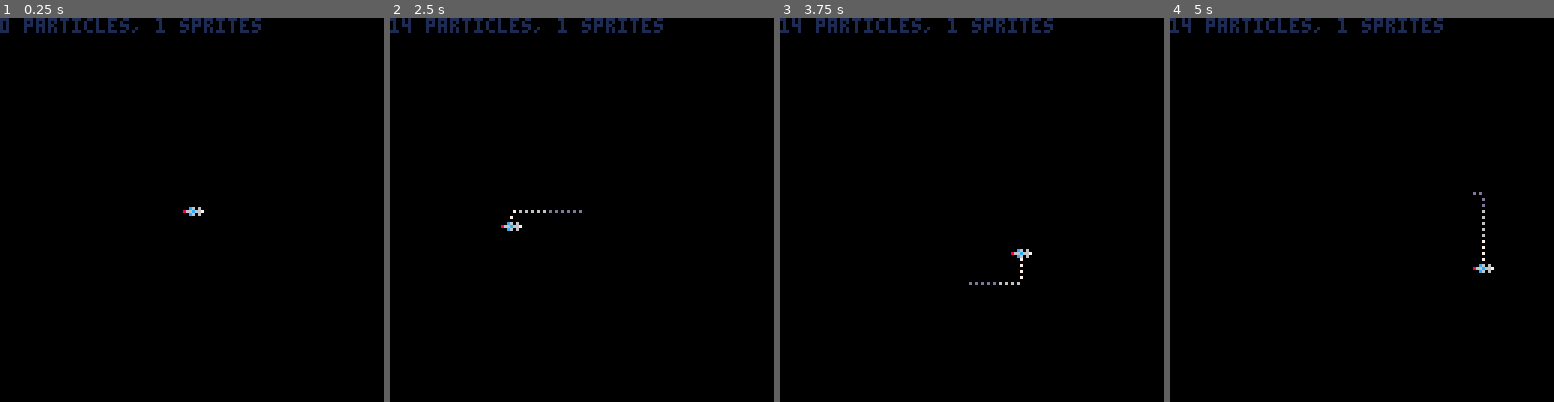
Above: before the commit, frames 1-4 (left to right).
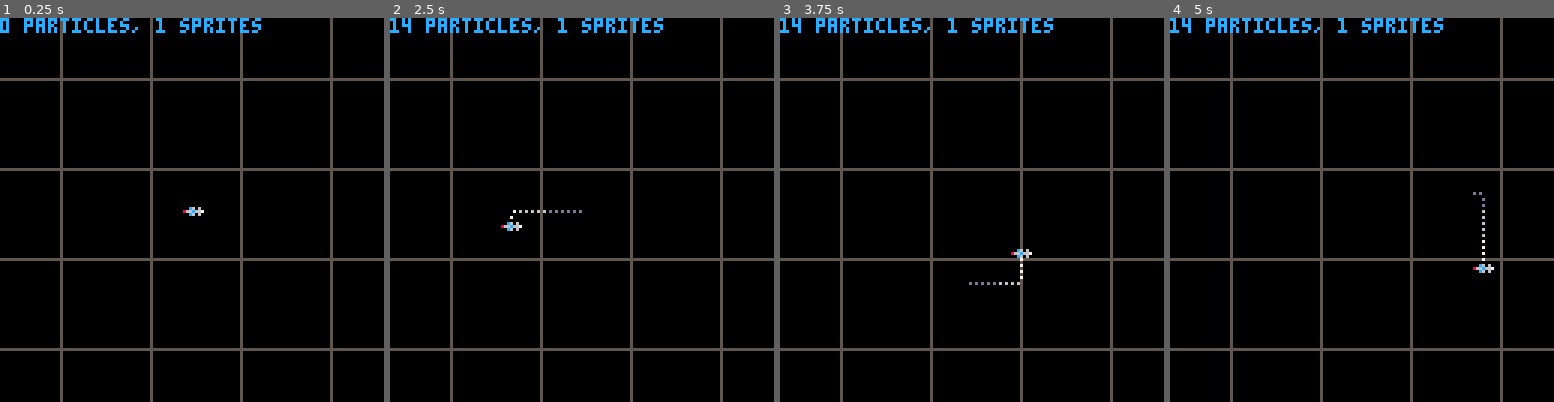
Above: after the commit, the same moments.

Repository: hlship/pico-8
Game: PICO-8 cartridge escape-clause.p8
The game is run twice, just before and just after one commit, with the same random seed, the same clock (stepped at 60 frames per second) and the same inputs.
Inputs:
- Up to frame 1 (0.25 s): no input
- Up to frame 2 (2.5 s): hold Left 1.97-2.37 s; hold Down from 2.42 s (still down)
- Up to frame 3 (3.75 s): release Down at 2.82 s; hold Right 2.87-3.53 s; hold Up from 3.58 s (still down)
- Up to frame 4 (5 s): release Up at 4.08 s; hold Right 4.13-4.53 s; hold Down from 4.58 s (still down)

The runs differ from the first frame. In frame 1, 7.1% of the frame differs, in the area x 0-100%, y 0-100%; in frame 2, 7.2%; in frame 3, 7.1%; in frame 4, 7.2%.

Commit message:
Display a grid as the background

Diff:
--- a/escape-clause.p8
+++ b/escape-clause.p8
@@ -74,11 +74,20 @@
 function _update60()
     update_all(particles)
     update_all(sprites)
+
+    show_grid = not show_grid
 end
+
+show_grid = false
 
 function _draw()
     cls()
-    color(1)
+    color(5)
+    for i = -1000, 1000, 30 do
+        line(i, -1000, i, 1000)
+        line(-1000, i, 1000, i)
+    end
+    color(12)
     print(#particles .. " particles, " .. #sprites .. " sprites", 0, 0)
     draw_all(particles)
     draw_all(sprites)
